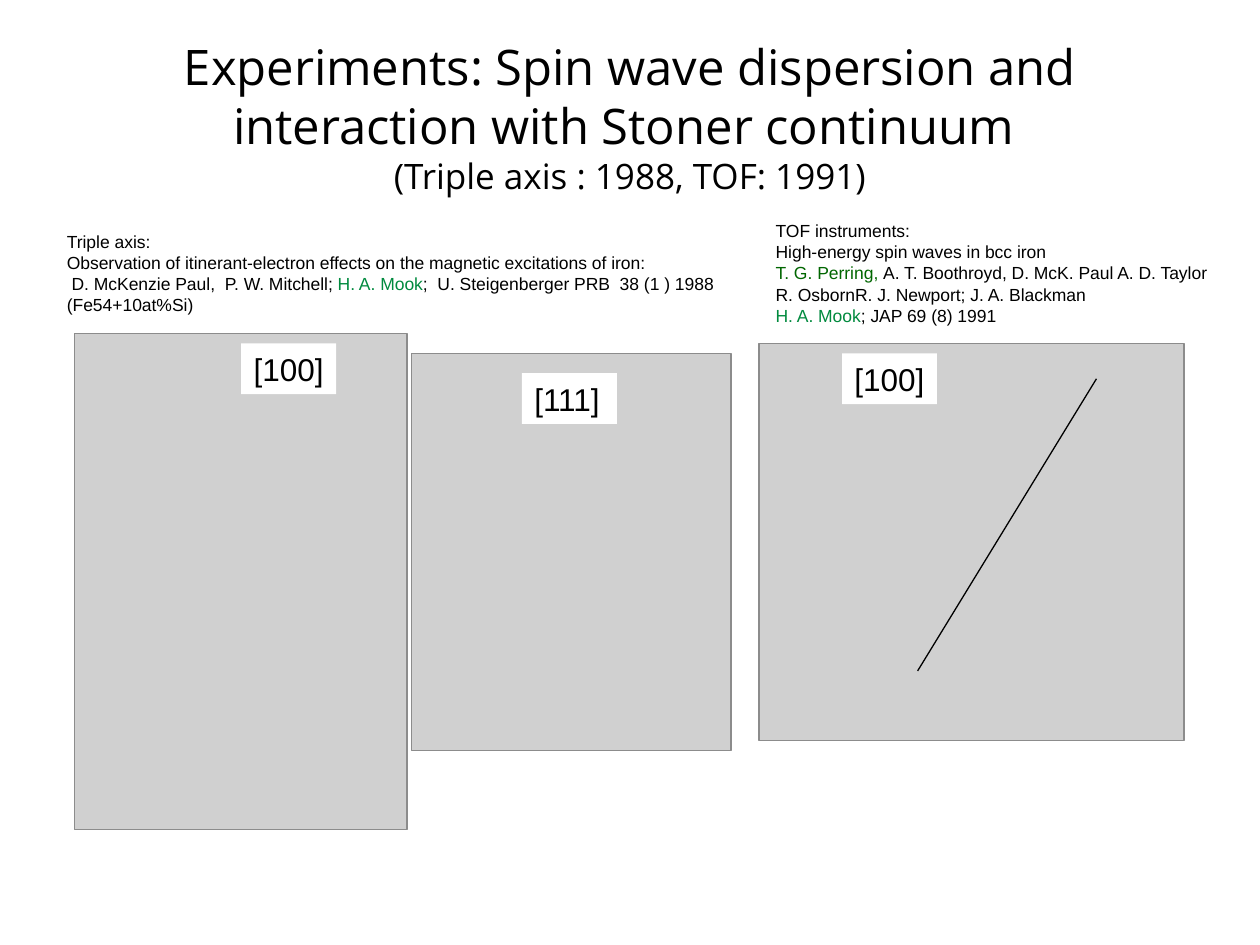
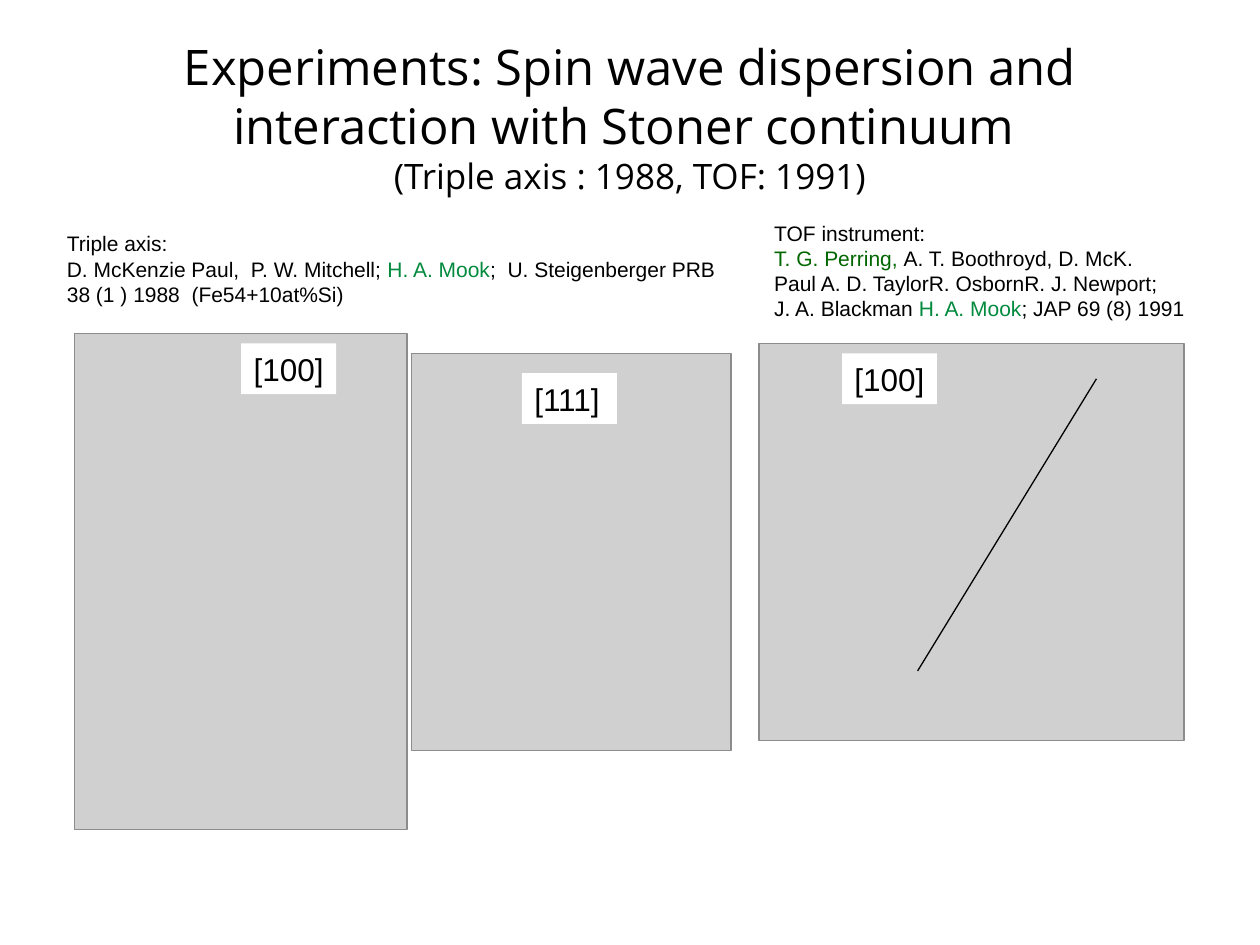
Before and after one commit to abuts/Fe, a slide deck: slide 3 of June2017/Icns2017/ICNS2017.ppt. Drawn at 1260x945 pixels with LibreOffice and Linux fonts; fonts in the diff are those of the drawing; grey boxes stand for pictures; background and template pictures are left out. Boxes give left, top, right and bottom in pixels: in the first picture for what was removed or moved away, otherwise in the second. Text is boxed around its words. In the diff, an @@ line names an element or a change of style, - is before the commit and + after.

```diff
--- a/June2017/Icns2017/ICNS2017.ppt
+++ b/June2017/Icns2017/ICNS2017.ppt
@@ text at bbox=[67, 235, 167, 256]: size 10 to 12 pt in "Triple axis:" @@
@@ text at bbox=[774, 225, 1185, 321]: text changed; size 10 to 12 pt @@
-TOF instruments:
-High‐energy spin waves in bcc iron
-T. G. Perring, A. T. Boothroyd, D. McK. Paul A. D. Taylor
-R. OsbornR. J. Newport; J. A. Blackman
-H. A. Mook; JAP 69 (8) 1991
+TOF instrument:
+T. G. Perring, A. T. Boothroyd, D. McK.
+Paul A. D. TaylorR. OsbornR. J. Newport;
+J. A. Blackman H. A. Mook; JAP 69 (8) 1991
@@ text at bbox=[67, 261, 715, 306]: text changed; size 10 to 12 pt @@
-Observation of itinerant-electron effects on the magnetic excitations of iron:
-D. McKenzie Paul, P. W. Mitchell; H. A. Mook; U. Steigenberger PRB 38 (1 ) 1988
-(Fe54+10at%Si)
+D. McKenzie Paul, P. W. Mitchell; H. A. Mook; U. Steigenberger PRB 38 (1 ) 1988 (Fe54+10at%Si)
```
Also in this commit, not shown: 6 other slides changed, 5 slides added, 6 slides removed, 4 other files.
